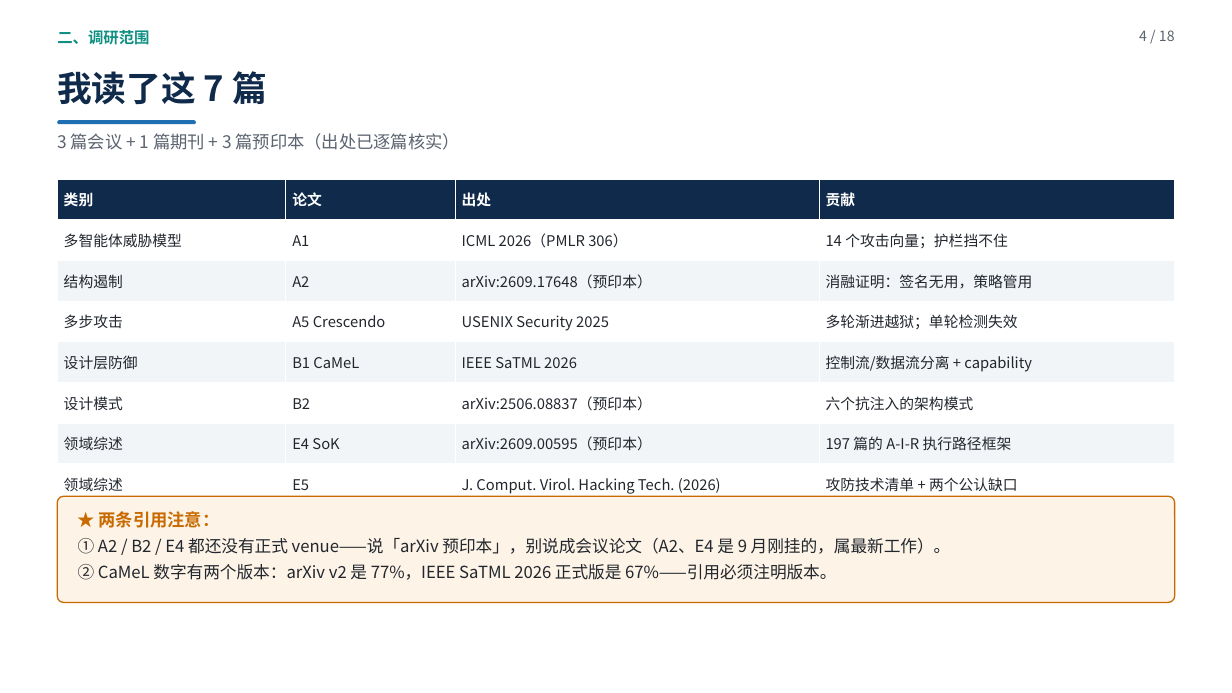
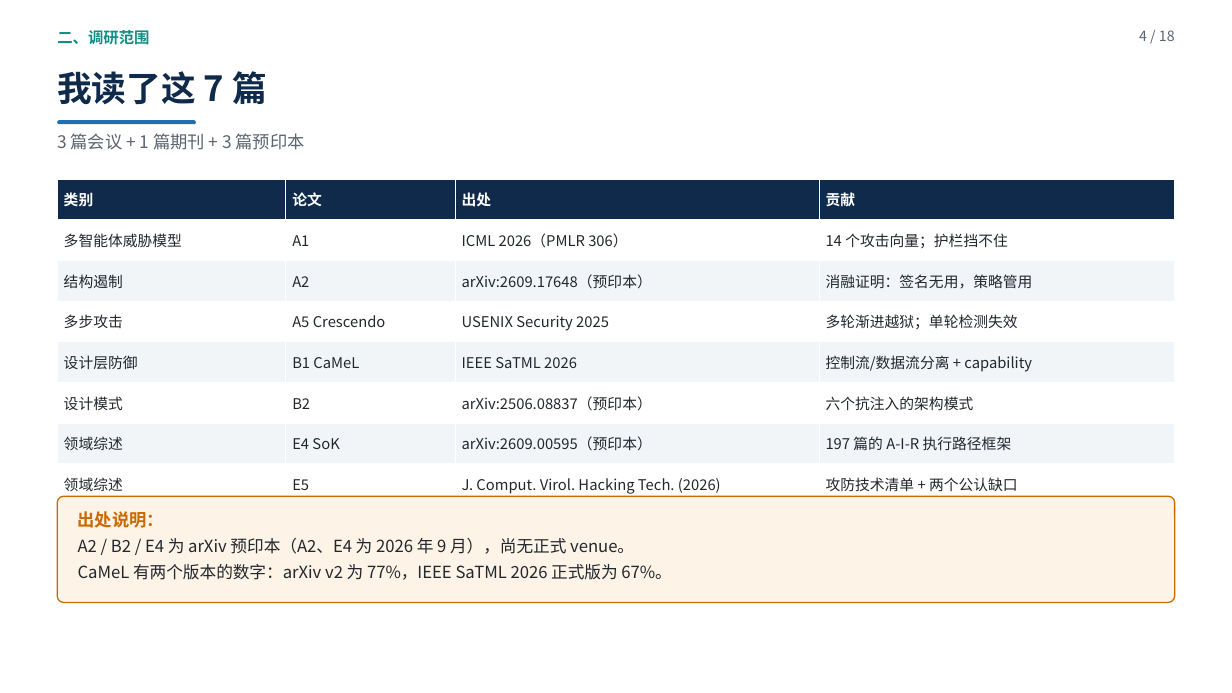
Before and after one commit to yiiiiiii1/multi-agent-remote-sensing, a slide deck: slide 4 of 阶段2-卫星多智能体防御/presentations/新方向调研汇报.pptx. Drawn at 1232x693 pixels with LibreOffice and Linux fonts; fonts in the diff are those of the drawing. Boxes give left, top, right and bottom in pixels: in the first picture for what was removed or moved away, otherwise in the second. Text is boxed around its words. In the diff, an @@ line names an element or a change of style, - is before the commit and + after.

```diff
--- a/阶段2-卫星多智能体防御/presentations/新方向调研汇报.pptx
+++ b/阶段2-卫星多智能体防御/presentations/新方向调研汇报.pptx
@@ text at <box>57,133,305,150</box>: text changed @@
-3 篇会议 + 1 篇期刊 + 3 篇预印本（出处已逐篇核实）
+3 篇会议 + 1 篇期刊 + 3 篇预印本
@@ text at <box>78,511,671,580</box>: text changed @@
-★ 两条引用注意：
-① A2 / B2 / E4 都还没有正式 venue——说「arXiv 预印本」，别说成会议论文（A2、E4 是 9 月刚挂的，属最新工作）。
-② CaMeL 数字有两个版本：arXiv v2 是 77%，IEEE SaTML 2026 正式版是 67%——引用必须注明版本。
+出处说明：
+A2 / B2 / E4 为 arXiv 预印本（A2、E4 为 2026 年 9 月），尚无正式 venue。
+CaMeL 有两个版本的数字：arXiv v2 为 77%，IEEE SaTML 2026 正式版为 67%。
```
Also in this commit, not shown: 13 other slides changed, 2 other files.
